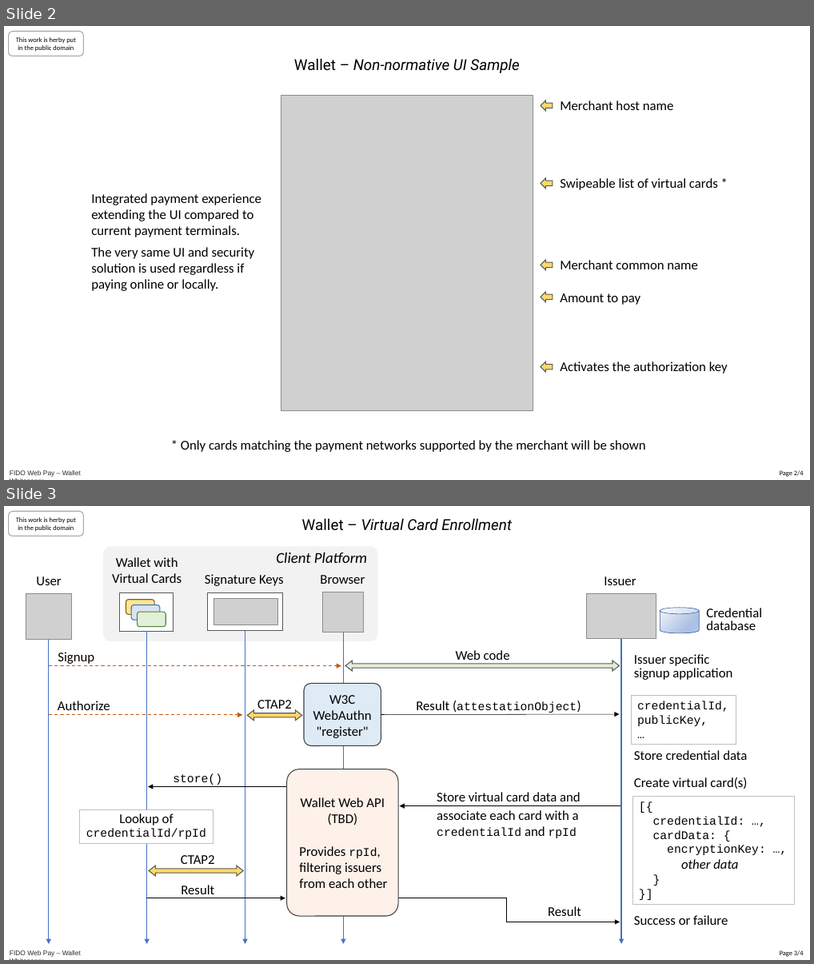
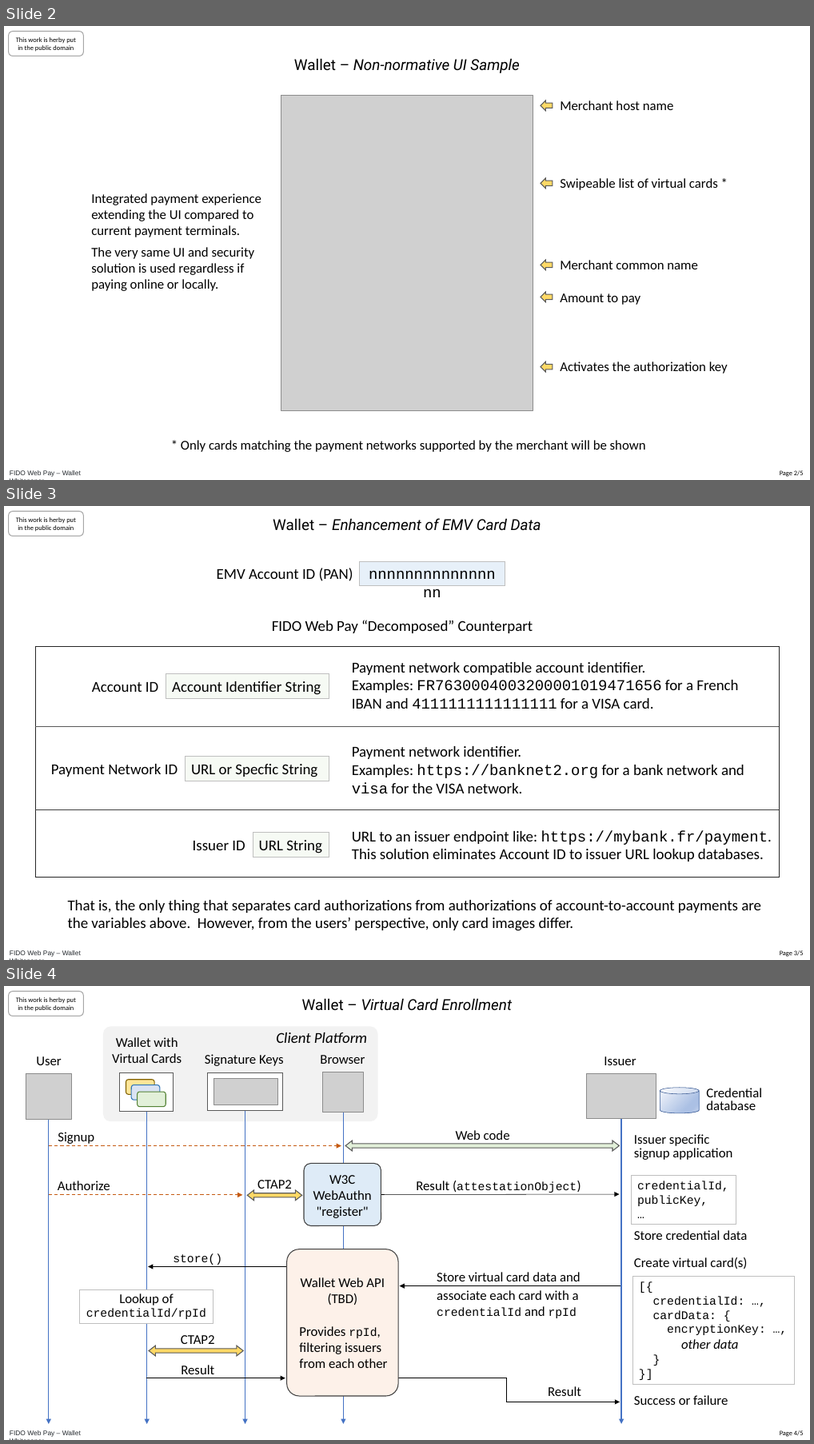
Before and after one commit to fido-web-pay/specification, a slide deck: fido-wallet-whitepaper.pptx. Shown one above the other, each under a label of ours: slides 2 and 3 before the commit, slides 2, 3 and 4 after it. The pictures are 814x964 and 814x1444 pixels, drawn with LibreOffice and Linux fonts; fonts in the diff are those of the drawing; grey boxes stand for pictures. Boxes give left, top, right and bottom in pixels: in the first picture for what was removed or moved away, otherwise in the second. Text is boxed around its words. In the diff, an @@ line names an element or a change of style, - is before the commit and + after.

```diff
--- a/fido-wallet-whitepaper.pptx
+++ b/fido-wallet-whitepaper.pptx
@@ slide 3 added at box(4, 506, 810, 960), background #FFFFFF; not listed: 3 template elements that a slide beside it also shows @@
@@ text added at box(273, 518, 542, 531), 18 pt, text #000000, italic @@
+Wallet – Enhancement of EMV Card Data
@@ text added at box(217, 568, 354, 581), 18 pt, text #000000 @@
+EMV Account ID (PAN)
@@ rectangle added at box(359, 561, 506, 585), fill #DEEBF7 at 70% opacity, outline #BFBFBF 0.75 pt, 18 pt, text #000000 @@
+nnnnnnnnnnnnnnnn
@@ text added at box(272, 620, 534, 633), 18 pt, text #000000 @@
+FIDO Web Pay “Decomposed” Counterpart
@@ rectangle added at box(35, 647, 779, 877), outline #262626 1 pt @@
@@ text added at box(352, 662, 738, 708), 18 pt, text #000000 @@
+Payment network compatible account identifier.
+Examples: FR7630004003200001019471656 for a French IBAN and 4111111111111111 for a VISA card.
@@ text added at box(92, 682, 158, 692), 18 pt, text #000000 @@
+Account ID
@@ rectangle added at box(166, 674, 330, 698), fill #F6FAF4, outline #BFBFBF 0.75 pt, 18 pt, text #000000 @@
+Account Identifier String
@@ line added from (35, 726) to (779, 726), #595959 1 pt @@
@@ text added at box(51, 764, 178, 776), 18 pt, text #000000 @@
+Payment Network ID
@@ rectangle added at box(186, 756, 330, 780), fill #F6FAF4, outline #BFBFBF 0.75 pt, 18 pt, text #000000 @@
+URL or Specfic String
@@ text added at box(352, 746, 745, 793), 18 pt, text #000000 @@
+Payment network identifier.
+Examples: https://banknet2.org for a bank network and visa for the VISA network.
@@ line added from (35, 810) to (779, 810), #404040 1 pt @@
@@ text added at box(193, 840, 245, 850), 18 pt, text #000000 @@
+Issuer ID
@@ rectangle added at box(254, 832, 330, 856), fill #F6FAF4, outline #BFBFBF 0.75 pt, 18 pt, text #000000 @@
+URL String
@@ text added at box(352, 830, 772, 861), 18 pt, text #000000 @@
+URL to an issuer endpoint like: https://mybank.fr/payment.
+This solution eliminates Account ID to issuer URL lookup databases.
@@ text added at box(68, 900, 762, 931), 18 pt, text #000000 @@
+That is, the only thing that separates card authorizations from authorizations of account-to-account payments are the variables above. However, from the users’ perspective, only card images differ.
@@ page number at box(780, 470, 804, 476): text changed @@
-Page 2/4
+Page 2/5
@@ what was slide 3 is now slide 4 @@
@@ page number at box(780, 1430, 804, 1436): text changed @@
-Page 3/4
+Page 4/5
```
Also in this commit, not shown: 13 other files.
